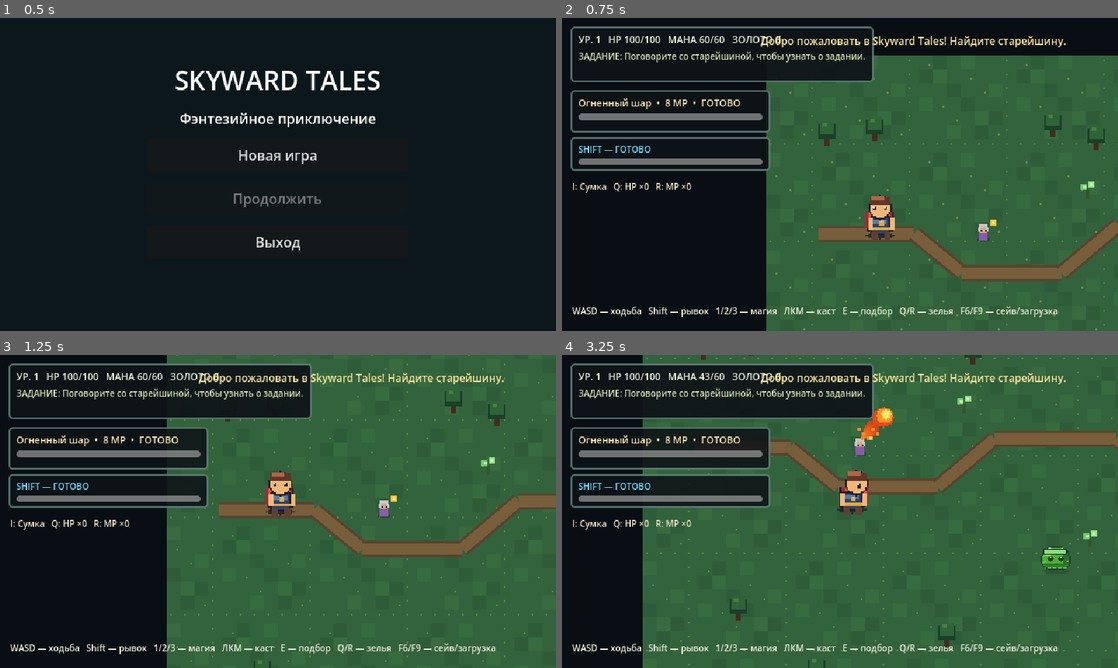
Above: before the commit, frames 1-4 (two rows, left to right).
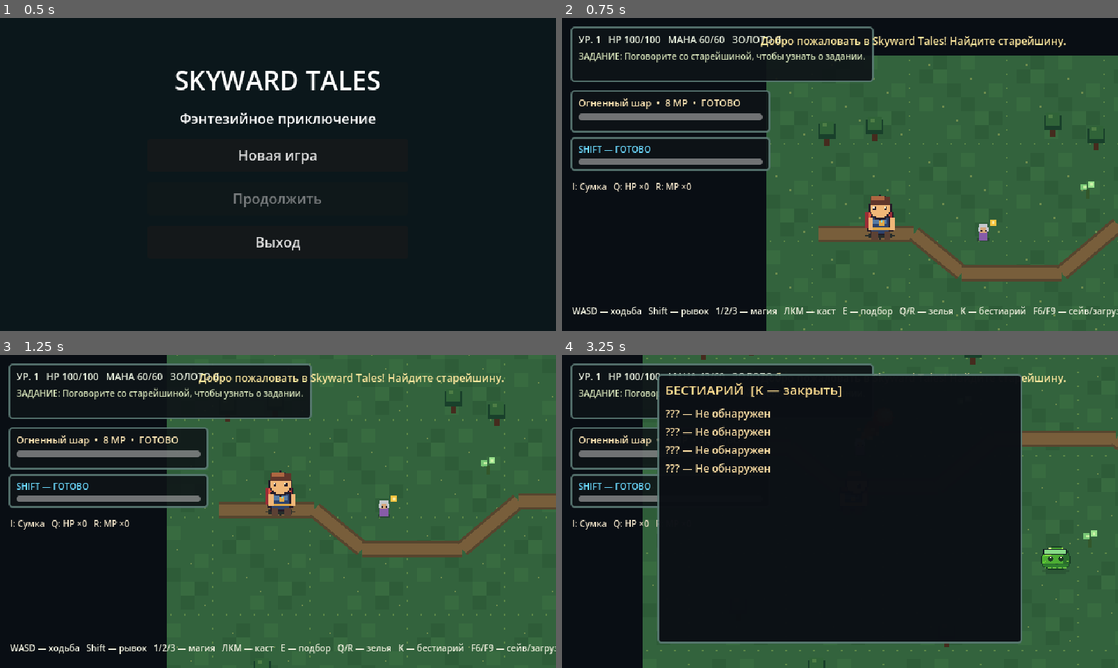
Above: after the commit, the same moments.

Repository: DoctorStrangeSH/Skyward-Tales
Game: Godot game, scene res://scenes/title_menu.tscn
Same seed, same stepped clock (60 frames per second), same inputs: the game is played once before the commit and once after it.
Inputs (mouse positions are in pixels of both pictures, inside the frame that each line leads up to):
- Up to frame 1 (0.5 s): no input
- Up to frame 2 (0.75 s): click "Новая игра" at 0.5 s
- Up to frame 3 (1.25 s): no input
- Up to frame 4 (3.25 s): tap Enter at 1.25 s; move the mouse to (962, 495) at 1.27 s; press the mouse at (962, 495) at 1.28 s; hold D (move_right) 1.28-2.03 s; tap K at 1.55, 2.1, 3.05 s; move the mouse to (728, 527) at 2.02 s; release the mouse at (728, 527) at 2.03 s; hold S (move_down) 2.03-2.78 s; click (728, 527) at 2.3 s; move the mouse to (895, 442) at 2.77 s; press the mouse at (895, 442) at 2.78 s; hold D (move_right) from 2.78 s (still down)

Frame 1 is identical in both runs. In frame 2, 0.3% of the frame differs, in the area x 71-100%, y 92-96%; in frame 3, 0.3%; in frame 4, 50%, in the area x 1-90%, y 6-96%.

Commit message:
feat: discoverable bestiary with enemy weaknesses and save progress

Diff:
--- /dev/null
+++ b/data/bestiary.json
@@ -0,0 +1,30 @@
+{
+  "slime": {
+    "name": "Лесной слизень",
+    "habitat": "Зелёные Пределы",
+    "attack": "Контактная атака вблизи.",
+    "weakness": "Нет выраженных слабостей.",
+    "resistance": "Нет выраженных сопротивлений."
+  },
+  "wolf": {
+    "name": "Лесной волк",
+    "habitat": "Зачарованный лес",
+    "attack": "Подготавливает стремительный рывок.",
+    "weakness": "Огонь: +25% урона.",
+    "resistance": "Лёд: −20% урона и длительности замедления."
+  },
+  "shaman": {
+    "name": "Лесной шаман",
+    "habitat": "Зачарованный лес",
+    "attack": "Магические сферы, старается держаться на дистанции.",
+    "weakness": "Молния: +30% урона.",
+    "resistance": "Огонь: −25% урона и длительности горения."
+  },
+  "guardian": {
+    "name": "Древний хранитель",
+    "habitat": "Зачарованный лес",
+    "attack": "Магические сферы; во второй фазе тройной залп.",
+    "weakness": "Лёд: +25% урона.",
+    "resistance": "Огонь: −35% урона и длительности горения."
+  }
+}
--- a/scripts/hud.gd
+++ b/scripts/hud.gd
@@ -33,6 +33,9 @@
 var talent_panel: PanelContainer
 var talent_list: VBoxContainer
 var talent_visible: bool = false
+var bestiary_panel: PanelContainer
+var bestiary_list: VBoxContainer
+var bestiary_visible: bool = false
 var message_time: float = 0.0
 var dialogue_visible: bool = false
 
@@ -194,6 +197,24 @@
 	talent_box.add_child(talent_list)
 	talent_panel.visible = false
 
+	bestiary_panel = PanelContainer.new()
+	bestiary_panel.position = Vector2(110, 22)
+	bestiary_panel.custom_minimum_size = Vector2(420, 310)
+	bestiary_panel.mouse_filter = Control.MOUSE_FILTER_STOP
+	bestiary_panel.add_theme_stylebox_override("panel", _panel_style(Color(0.045, 0.06, 0.08, 0.98)))
+	root.add_child(bestiary_panel)
+	var bestiary_box := VBoxContainer.new()
+	bestiary_box.add_theme_constant_override("separation", 8)
+	bestiary_panel.add_child(bestiary_box)
+	bestiary_box.add_child(_make_label("БЕСТИАРИЙ  [K — закрыть]", 15, Color(1.0, 0.87, 0.57)))
+	var scroll := ScrollContainer.new()
+	scroll.custom_minimum_size = Vector2(400, 265)
+	bestiary_box.add_child(scroll)
+	bestiary_list = VBoxContainer.new()
+	bestiary_list.custom_minimum_size = Vector2(382, 0)
+	scroll.add_child(bestiary_list)
+	bestiary_panel.visible = false
+
 	dialogue_panel = PanelContainer.new()
 	dialogue_panel.position = Vector2(140, 246)
 	dialogue_panel.custom_minimum_size = Vector2(360, 100)
@@ -213,7 +234,7 @@
 			message_label.text = ""
 
 func _unhandled_input(event: InputEvent) -> void:
-	if defeat_visible or talent_visible:
+	if defeat_visible or talent_visible or bestiary_visible:
 		return
 	if event.is_action_pressed("pause"):
 		_set_paused(not get_tree().paused)
@@ -298,6 +319,25 @@
 	dodge_label.modulate = Color(0.65, 0.95, 1.0) if remaining <= 0.001 else Color(0.67, 0.73, 0.8)
 	dodge_cooldown_bar.value = 1.0 if cooldown <= 0.0 else clampf(1.0 - remaining / cooldown, 0.0, 1.0)
 
+func toggle_bestiary(entries: Dictionary, discovered: Dictionary) -> void:
+	bestiary_visible = not bestiary_visible
+	bestiary_panel.visible = bestiary_visible
+	if not bestiary_visible:
+		return
+	for child in bestiary_list.get_children():
+		bestiary_list.remove_child(child)
+		child.queue_free()
+	for id in entries:
+		var entry: Dictionary = entries[id]
+		var seen: bool = bool(discovered.get(id, false))
+		var name_label := _make_label(str(entry.get("name", id)) if seen else "??? — Не обнаружен", 12, Color(1.0, 0.88, 0.65))
+		bestiary_list.add_child(name_label)
+		if seen:
+			var detail := _make_label("Место: %s\nАтака: %s\nСлабость: %s\nЗащита: %s" % [str(entry.get("habitat", "")), str(entry.get("attack", "")), str(entry.get("weakness", "")), str(entry.get("resistance", ""))], 9, Color(0.81, 0.88, 0.9))
+			detail.autowrap_mode = TextServer.AUTOWRAP_WORD_SMART
+			detail.custom_minimum_size = Vector2(365, 70)
+			bestiary_list.add_child(detail)
+
 func show_talent_choices(choices: Array[Dictionary]) -> void:
 	for child in talent_list.get_children():
 		talent_list.remove_child(child)
@@ -326,6 +366,9 @@
 
 func show_defeat(can_load: bool) -> void:
 	defeat_visible = true
+	if bestiary_visible:
+		bestiary_panel.visible = false
+		bestiary_visible = false
 	hide_talent_choices()
 	pause_panel.visible = false
 	inventory_panel.visible = false
--- a/scripts/main.gd
+++ b/scripts/main.gd
@@ -29,10 +29,13 @@
 var game_over: bool = false
 var talent_definitions: Dictionary = {}
 var pending_level_choices: Array[int] = []
+var bestiary_entries: Dictionary = {}
+var discovered_enemies: Dictionary = {}
 
 func _ready() -> void:
 	_load_spell_definitions()
 	_load_talent_definitions()
+	_load_bestiary_entries()
 	world = get_node("World") as Node2D
 	quests = QuestManager.new()
 	player = PLAYER_SCENE.instantiate() as PlayerCharacter
@@ -63,6 +66,15 @@
 		hud.show_message("Добро пожаловать в Skyward Tales! Найдите старейшину.", 5.0)
 	_refresh_hud()
 
+func _load_bestiary_entries() -> void:
+	var file := FileAccess.open("res://data/bestiary.json", FileAccess.READ)
+	if file == null:
+		push_warning("Каталог бестиария не найден.")
+		return
+	var parsed: Variant = JSON.parse_string(file.get_as_text())
+	if parsed is Dictionary:
+		bestiary_entries = parsed
+
 func _load_talent_definitions() -> void:
 	var file := FileAccess.open("res://data/talents.json", FileAccess.READ)
 	if file == null:
@@ -86,20 +98,49 @@
 	if player == null or hud == null or game_over:
 		return
 	_update_spell_hud()
+	_discover_nearby_enemies()
 	hud.update_dodge(player.dodge_cooldown_left, player.dodge_cooldown, player.dodge_time_left > 0.0)
 	nearby_interactable = _find_nearest_interactable()
-	if hud.dialogue_visible or hud.inventory_open:
+	if hud.dialogue_visible or hud.inventory_open or hud.bestiary_visible:
 		hud.set_prompt("")
 	elif nearby_interactable != null:
 		var prompt := "E — поговорить" if nearby_interactable is WorldNpc else ("E — перейти" if nearby_interactable is RegionGate else ("E — подобрать" if nearby_interactable is WorldLoot else "E — собрать"))
 		hud.set_prompt(prompt)
 	else:
-		hud.set_prompt("WASD — ходьба   Shift — рывок   1/2/3 — магия   ЛКМ — каст   E — подбор   Q/R — зелья   F6/F9 — сейв/загрузка")
+		hud.set_prompt("WASD — ходьба   Shift — рывок   1/2/3 — магия   ЛКМ — каст   E — подбор   Q/R — зелья   K — бестиарий   F6/F9 — сейв/загрузка")
+
+func _discover_nearby_enemies() -> void:
+	for enemy in get_tree().get_nodes_in_group("enemies"):
+		if not enemy is SlimeEnemy or enemy.is_queued_for_deletion():
+			continue
+		if player.global_position.distance_squared_to(enemy.global_position) > 180.0 * 180.0:
+			continue
+		var kind: String = _enemy_kind(enemy)
+		if not discovered_enemies.has(kind):
+			discovered_enemies[kind] = true
+			hud.show_message("Бестиарий: %s! Откройте книгу клавишей K." % str(bestiary_entries.get(kind, {}).get("name", kind)), 2.5)
+
+func _enemy_kind(enemy: SlimeEnemy) -> String:
+	if enemy is GroveGuardian:
+		return "guardian"
+	if enemy is ForestShaman:
+		return "shaman"
+	if enemy is ForestWolf:
+		return "wolf"
+	return "slime"
 
 func _input(event: InputEvent) -> void:
 	if game_over or (hud != null and (hud.talent_visible or hud.defeat_visible)):
 		return
 	if event is InputEventKey and event.pressed and not event.echo:
+		if event.keycode == KEY_K and not get_tree().paused and not hud.dialogue_visible:
+			if hud.inventory_open:
+				hud.toggle_inventory(player)
+			hud.toggle_bestiary(bestiary_entries, discovered_enemies)
+			get_viewport().set_input_as_handled()
+			return
+		if hud.bestiary_visible:
+			return
 		if event.keycode == KEY_F6 and not get_tree().paused and not hud.dialogue_visible:
 			save_game()
 			get_viewport().set_input_as_handled()
@@ -137,7 +178,7 @@
 			_try_interact()
 		get_viewport().set_input_as_handled()
 	elif event.is_action_pressed("cast_spell"):
-		if not get_tree().paused and not hud.dialogue_visible and not hud.inventory_open:
+		if not get_tree().paused and not hud.dialogue_visible and not hud.inventory_open and not hud.bestiary_visible:
 			_cast_spell()
 		get_viewport().set_input_as_handled()
 
@@ -520,7 +561,7 @@
 			"talents": player.talents.duplicate(true)
 		},
 		"quest": {"states": quests.states.duplicate(true), "active": quests.active_quest_id},
-		"world": {"region": current_region, "enemies": alive_enemies, "herbs": herbs, "loot": loot_items, "defeated": defeated_enemies, "guardian_defeated": guardian_defeated},
+		"world": {"region": current_region, "enemies": alive_enemies, "herbs": herbs, "loot": loot_items, "defeated": defeated_enemies, "guardian_defeated": guardian_defeated, "discovered": discovered_enemies.duplicate(true)},
 		"magic": selected_spell_id
 	}
 
@@ -571,6 +612,7 @@
 	if not world_data.get("enemies") is Array or not world_data.get("herbs") is Array or not world_data.get("loot") is Array:
 		return false
 	guardian_defeated = bool(world_data.get("guardian_defeated", false))
+	discovered_enemies = world_data.get("discovered", {}).duplicate(true)
 	var saved_region: String = str(world_data.get("region", "greenreach"))
 	_set_region(saved_region, _read_position(character.get("position"), Vector2(130, 210)), false)
 	for quest_id in quest_data["states"]:
@@ -640,6 +682,8 @@
 	cast_cooldown_total = 0.0
 	if hud.inventory_open:
 		hud.toggle_inventory(player)
+	if hud.bestiary_visible:
+		hud.toggle_bestiary(bestiary_entries, discovered_enemies)
 	player.stats_changed.emit()
 	_refresh_hud()
 	hud.show_message("Прогресс загружен!", 2.0)
--- /dev/null
+++ b/tests/bestiary.gd
@@ -0,0 +1,52 @@
+extends SceneTree
+
+func _initialize() -> void:
+	call_deferred("_run")
+
+func _run() -> void:
+	var game: Node2D = load("res://scenes/main.tscn").instantiate()
+	root.add_child(game)
+	await process_frame
+	if game.bestiary_entries.size() != 4:
+		push_error("BESTIARY TEST: catalog must list four enemies")
+		quit(1)
+		return
+	game.hud.toggle_bestiary(game.bestiary_entries, game.discovered_enemies)
+	if not game.hud.bestiary_visible or game.hud.bestiary_list.get_child_count() != 4:
+		push_error("BESTIARY TEST: undiscovered entries should be hidden")
+		quit(1)
+		return
+	game.hud.toggle_bestiary(game.bestiary_entries, game.discovered_enemies)
+	var enemy: SlimeEnemy = null
+	for node in game.get_children():
+		if node is SlimeEnemy:
+			enemy = node
+			break
+	if enemy == null:
+		push_error("BESTIARY TEST: world has no slime")
+		quit(1)
+		return
+	game.player.global_position = enemy.global_position
+	game._discover_nearby_enemies()
+	if not game.discovered_enemies.has("slime"):
+		push_error("BESTIARY TEST: meeting enemy should discover it")
+		quit(1)
+		return
+	game.hud.toggle_bestiary(game.bestiary_entries, game.discovered_enemies)
+	if game.hud.bestiary_list.get_child_count() <= 4:
+		push_error("BESTIARY TEST: known entry details absent")
+		quit(1)
+		return
+	game.hud.toggle_bestiary(game.bestiary_entries, game.discovered_enemies)
+	var snapshot: Dictionary = game.make_save_snapshot()
+	if not snapshot["world"]["discovered"].has("slime"):
+		push_error("BESTIARY TEST: discovery not saved")
+		quit(1)
+		return
+	game.discovered_enemies.clear()
+	if not game.restore_save_snapshot(snapshot) or not game.discovered_enemies.has("slime"):
+		push_error("BESTIARY TEST: discovery not restored")
+		quit(1)
+		return
+	print("BESTIARY TEST OK: hidden entries, discovery, display, save/load")
+	quit(0)
Not shown, changed: docs/AI_HANDOFF.md
Not shown, changed: docs/ROADMAP.md
